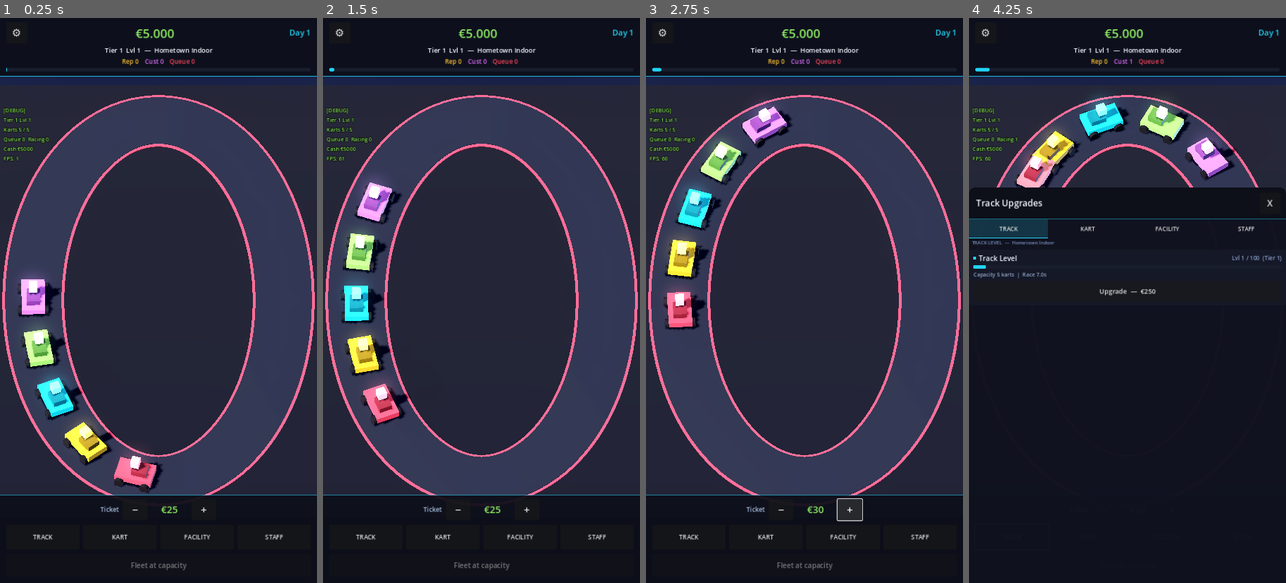
Above: before the commit, frames 1-4 (left to right).
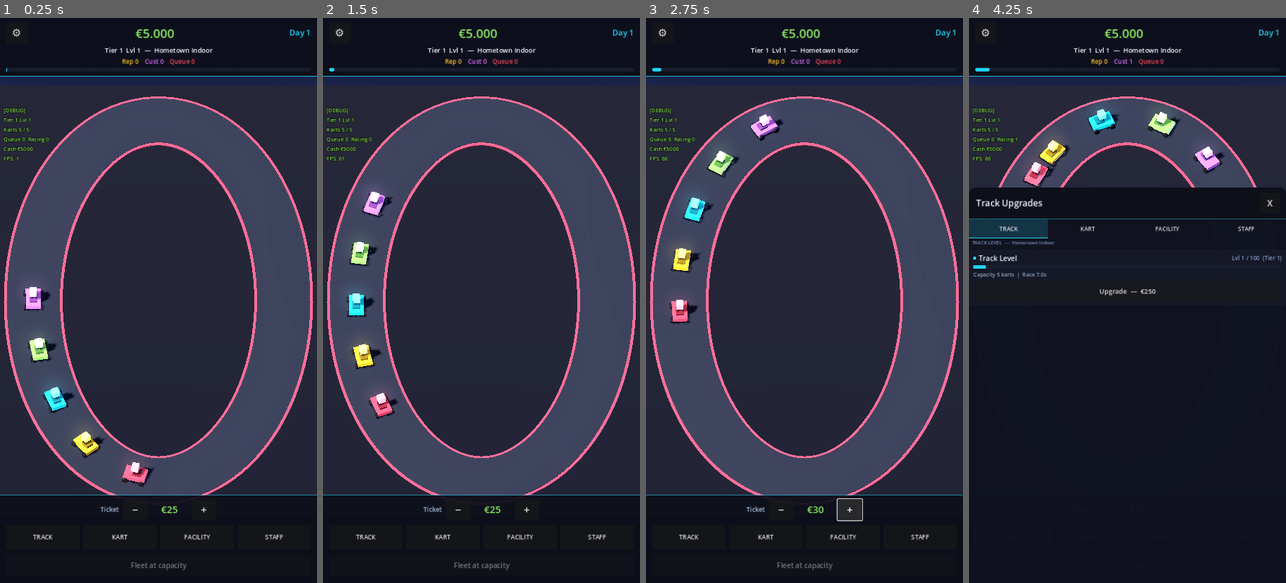
Above: after the commit, the same moments.

Repository: huubvreeker-create/Tycoon
Game: Godot game, scene res://scenes/main.tscn
Same seed, same stepped clock (60 frames per second), same inputs: the game is played once before the commit and once after it.
Inputs:
- Up to frame 1 (0.25 s): no input
- Up to frame 2 (1.5 s): click "⚙" at 0.5 s; click "−" at 1.25 s
- Up to frame 3 (2.75 s): click "+" at 2 s
- Up to frame 4 (4.25 s): click "TRACK" at 2.75 s; click "KART" at 3.5 s

The runs differ from the first frame. In frame 1, 6.3% of the frame differs, in the area x 0-100%, y 13-85%; in frame 2, 6.2%; in frame 3, 6.2%; in frame 4, 3.5%.

Commit message:
Karts evolve toward F1, track scales toward an F1 circuit
KART (scripts/kart.gd):
Per-tier visual recipes — each tier has its own body / cockpit /
spoiler / front-wing / wheel / beacon size + position dictionary.
Meshes are created once and re-resized + repositioned in
_apply_visuals() whenever set_level rolls past a tier boundary.
Wheels are physically rebuilt because their offsets change too.

  Tier 1 (kid kart): squat 0.95×0.28×1.4 body, no wings, small wheels
  Tier 2 (sport kart): 1.0×0.30×1.7 body + small rear spoiler
  Tier 3 (pro racer): 0.95×0.26×2.6 narrow + medium wing + front wing
  Tier 4 (F1): 0.85×0.20×3.8 ultra-long, huge rear wing on tall
              pillars, big front wing, halo, large exposed wheels

  Beacon shrinks at higher tiers (closer to F1's onboard-camera
  fairing instead of a chunky kart roof-light).

TRACK (scripts/track.gd):
Tier footprints roughly double at each step so a tier-4 venue
reads as a real F1 lap, not a slightly bigger oval.
  RX: 14 → 20 → 28 → 38 m
  RZ:  8 → 12 → 17 → 22 m
  Asphalt width: 3.4 → 4.2 → 5.0 → 5.8 m
  Chicane amplitude: 0 → 1.6 → 2.6 → 3.6 m

Asphalt darkens with tier (medium grey karting → near-black F1
surface) for a clearly-different look at each tier.

CAMERA (scripts/camera_controller.gd):
- max_zoom 60 → 110 (player can pinch-out enough to fit a
  tier-4 circuit on screen)
- pan_bounds 45 → 60 (room to roam around the larger venue)

https://claude.ai/code/session_01Sbv8ExRy1Fimm5caf9TfDv

Diff:
--- a/scripts/camera_controller.gd
+++ b/scripts/camera_controller.gd
@@ -20,13 +20,13 @@
 # `min_zoom` / `max_zoom` are the ORTHOGONAL camera `size` bounds (the
 # vertical world span the camera shows). Pinch grows / shrinks them.
 @export var min_zoom: float = 18.0
-@export var max_zoom: float = 60.0
+@export var max_zoom: float = 110.0
 @export var initial_zoom: float = 36.0
 @export var pitch_degrees: float = -55.0
 # Yaw the rig so the track's longer X axis runs down the portrait
 # viewport — uses the screen height for the wider track dimension.
 @export var yaw_degrees: float = 90.0
-@export var pan_bounds: float = 45.0
+@export var pan_bounds: float = 60.0
 @export var tap_threshold_px: float = 14.0
 
 @onready var pitch_node: Node3D = $Pitch
--- a/scripts/kart.gd
+++ b/scripts/kart.gd
@@ -14,13 +14,86 @@
 var body_mesh: MeshInstance3D
 var cockpit_mesh: MeshInstance3D
 var spoiler_mesh: MeshInstance3D
+var front_wing_mesh: MeshInstance3D
 var halo_mesh: MeshInstance3D
+var beacon_mesh: MeshInstance3D
 var wheel_meshes: Array[MeshInstance3D] = []
 var click_area: Area3D
 var body_material: StandardMaterial3D
+var cockpit_material: StandardMaterial3D
+var spoiler_material: StandardMaterial3D
+var front_wing_material: StandardMaterial3D
+var beacon_material: StandardMaterial3D
+var wheel_material: StandardMaterial3D
 
 var _flash_time: float = 0.0
 var _flash_color: Color = Color.WHITE
+
+
+# ---------------------------------------------------------------------------
+# Tier-specific visual recipes. Each entry is the look at that tier.
+# Vehicles get LONGER / LOWER / NARROWER as they progress (F1 silhouette);
+# spoilers + wings get bigger; wheels get larger and more exposed.
+# ---------------------------------------------------------------------------
+const _BODY_SIZE := {
+	1: Vector3(0.95, 0.28, 1.4),   # kid kart — squat
+	2: Vector3(1.00, 0.30, 1.7),   # sport kart
+	3: Vector3(0.95, 0.26, 2.6),   # pro race car — narrower, longer
+	4: Vector3(0.85, 0.20, 3.8),   # F1 — very narrow, very long, low
+}
+const _BODY_Y := { 1: 0.36, 2: 0.40, 3: 0.34, 4: 0.28 }
+
+const _COCKPIT_SIZE := {
+	1: Vector3(0.50, 0.26, 0.55),
+	2: Vector3(0.55, 0.30, 0.65),
+	3: Vector3(0.55, 0.32, 0.75),
+	4: Vector3(0.50, 0.32, 0.70),  # enclosed F1 cell
+}
+const _COCKPIT_OFFSET := {
+	1: Vector3(0, 0.55, 0.15),
+	2: Vector3(0, 0.62, 0.20),
+	3: Vector3(0, 0.62, 0.40),
+	4: Vector3(0, 0.55, 0.55),
+}
+
+const _SPOILER_SIZE := {
+	1: Vector3.ZERO,
+	2: Vector3(0.85, 0.28, 0.14),
+	3: Vector3(1.05, 0.42, 0.18),
+	4: Vector3(1.30, 0.55, 0.22),  # huge F1 wing
+}
+const _SPOILER_OFFSET := {
+	1: Vector3.ZERO,
+	2: Vector3(0, 0.65, 0.80),
+	3: Vector3(0, 0.78, 1.15),
+	4: Vector3(0, 0.95, 1.70),
+}
+
+const _FRONT_WING_SIZE := {
+	1: Vector3.ZERO,
+	2: Vector3.ZERO,
+	3: Vector3(1.05, 0.10, 0.30),
+	4: Vector3(1.40, 0.10, 0.45),
+}
+const _FRONT_WING_OFFSET := {
+	1: Vector3.ZERO,
+	2: Vector3.ZERO,
+	3: Vector3(0, 0.18, -1.20),
+	4: Vector3(0, 0.14, -1.85),
+}
+
+const _WHEEL_RADIUS := { 1: 0.18, 2: 0.20, 3: 0.25, 4: 0.32 }
+const _WHEEL_HEIGHT := { 1: 0.14, 2: 0.16, 3: 0.18, 4: 0.22 }
+const _WHEEL_X := { 1: 0.55, 2: 0.60, 3: 0.65, 4: 0.72 }
+const _WHEEL_Z := { 1: 0.55, 2: 0.65, 3: 0.95, 4: 1.45 }
+
+const _BEACON_SIZE := {
+	1: Vector3(0.45, 0.45, 0.45),
+	2: Vector3(0.40, 0.35, 0.40),
+	3: Vector3(0.30, 0.20, 0.30),  # smaller — F1-ish camera fairing
+	4: Vector3(0.25, 0.12, 0.25),
+}
+const _BEACON_Y := { 1: 1.10, 2: 1.10, 3: 0.90, 4: 0.75 }
 
 
 func _ready() -> void:
@@ -40,8 +113,9 @@
 		body_material.emission = _flash_color
 		body_material.emission_energy_multiplier = t * 2.0
 		if _flash_time <= 0.0:
-			body_material.emission_enabled = racing
-			body_material.emission_energy_multiplier = 0.6 if racing else 0.0
+			body_material.emission_enabled = true
+			body_material.emission = kart_color
+			body_material.emission_energy_multiplier = 0.6 if racing else 0.4
 
 
 func tier() -> int:
@@ -67,8 +141,13 @@
 
 
 func set_level(new_level: int) -> void:
+	var prev_tier: int = tier()
 	level = clampi(new_level, 1, 100)
 	_apply_visuals()
+	# Wheels need to be re-laid out when their dimensions change at a
+	# tier rollover; rebuild them in place.
+	if prev_tier != tier():
+		_rebuild_wheels()
 
 
 func flash_finish(satisfaction: float) -> void:
@@ -81,106 +160,62 @@
 	_flash_color = Color.WHITE
 
 
-# --- Construction ----------------------------------------------------------
+# ---------------------------------------------------------------------------
+# Construction
+# ---------------------------------------------------------------------------
 func _build_meshes() -> void:
-	# PathFollow3D with ROTATION_Y: local -Z points forward along path.
-	# Sized for visibility from a top-down portrait camera ~26 m away.
-	# Body: 1.5 m wide (X), 0.45 m tall (Y), 2.4 m long (Z along path).
-	body_mesh = MeshInstance3D.new()
-	body_mesh.name = "Body"
-	var body := BoxMesh.new()
-	body.size = Vector3(1.5, 0.45, 2.4)
-	body_mesh.mesh = body
-	body_material = StandardMaterial3D.new()
-	body_material.albedo_color = kart_color
-	body_material.metallic = 0.2
-	body_material.roughness = 0.45
-	# Always-on faint emissive so the kart is visible against dark asphalt.
-	body_material.emission_enabled = true
-	body_material.emission = kart_color
-	body_material.emission_energy_multiplier = 0.4
-	body_mesh.material_override = body_material
-	body_mesh.position = Vector3(0, 0.55, 0)
-	add_child(body_mesh)
-
-	# Cockpit: sits toward the rear (+Z side) above the body.
-	cockpit_mesh = MeshInstance3D.new()
-	cockpit_mesh.name = "Cockpit"
-	var cockpit := BoxMesh.new()
-	cockpit.size = Vector3(0.85, 0.40, 1.0)
-	cockpit_mesh.mesh = cockpit
-	var cockpit_mat := StandardMaterial3D.new()
-	cockpit_mat.albedo_color = kart_color.darkened(0.45)
-	cockpit_mat.roughness = 0.6
-	cockpit_mesh.material_override = cockpit_mat
-	cockpit_mesh.position = Vector3(0, 1.0, 0.32)
-	add_child(cockpit_mesh)
-
-	# Rear spoiler (visible tier 2+).
-	spoiler_mesh = MeshInstance3D.new()
-	spoiler_mesh.name = "Spoiler"
-	var spoiler := BoxMesh.new()
-	spoiler.size = Vector3(1.3, 0.45, 0.20)
-	spoiler_mesh.mesh = spoiler
-	var spoiler_mat := StandardMaterial3D.new()
-	spoiler_mat.albedo_color = kart_color.darkened(0.2)
-	spoiler_mesh.material_override = spoiler_mat
-	spoiler_mesh.position = Vector3(0, 1.0, 1.15)
-	add_child(spoiler_mesh)
-
-	# Halo (tier 4): flat ring above cockpit.
+	body_material = _make_body_material()
+	cockpit_material = _make_simple_material(kart_color.darkened(0.45), 0.6)
+	spoiler_material = _make_simple_material(kart_color.darkened(0.2), 0.5)
+	front_wing_material = _make_simple_material(kart_color.darkened(0.15), 0.45)
+	beacon_material = _make_emissive_material(kart_color.lightened(0.25), kart_color, 1.6)
+	wheel_material = _make_simple_material(Color(0.08, 0.08, 0.10), 0.8)
+
+	body_mesh = _make_box_mesh("Body", Vector3.ONE, body_material)
+	cockpit_mesh = _make_box_mesh("Cockpit", Vector3.ONE, cockpit_material)
+	spoiler_mesh = _make_box_mesh("Spoiler", Vector3.ONE, spoiler_material)
+	front_wing_mesh = _make_box_mesh("FrontWing", Vector3.ONE, front_wing_material)
+	beacon_mesh = _make_box_mesh("Beacon", Vector3.ONE, beacon_material)
+
+	# Halo (tier 4 cosmetic) — torus around the cockpit area.
 	halo_mesh = MeshInstance3D.new()
 	halo_mesh.name = "Halo"
 	var halo := TorusMesh.new()
-	halo.inner_radius = 0.42
-	halo.outer_radius = 0.50
+	halo.inner_radius = 0.36
+	halo.outer_radius = 0.44
 	halo_mesh.mesh = halo
-	var halo_mat := StandardMaterial3D.new()
-	halo_mat.albedo_color = kart_color.lightened(0.45)
-	halo_mat.emission_enabled = true
-	halo_mat.emission = kart_color.lightened(0.5)
-	halo_mat.emission_energy_multiplier = 1.2
+	var halo_mat := _make_emissive_material(kart_color.lightened(0.45), kart_color.lightened(0.5), 1.2)
 	halo_mesh.material_override = halo_mat
-	halo_mesh.position = Vector3(0, 1.55, 0.32)
 	halo_mesh.rotation = Vector3(deg_to_rad(90), 0, 0)
 	add_child(halo_mesh)
 
-	# Beacon — a glowing colored cube above the cockpit so each kart is
-	# unmissable from the top-down portrait camera even at full zoom-out.
-	var beacon := MeshInstance3D.new()
-	beacon.name = "Beacon"
-	var beacon_mesh := BoxMesh.new()
-	beacon_mesh.size = Vector3(0.55, 0.55, 0.55)
-	beacon.mesh = beacon_mesh
-	var beacon_mat := StandardMaterial3D.new()
-	beacon_mat.albedo_color = kart_color.lightened(0.25)
-	beacon_mat.emission_enabled = true
-	beacon_mat.emission = kart_color
-	beacon_mat.emission_energy_multiplier = 1.8
-	beacon.material_override = beacon_mat
-	beacon.position = Vector3(0, 1.65, 0.0)
-	add_child(beacon)
-
-	# Wheels: CylinderMesh with axis along X (rotated 90° around Z).
-	# Front axle at Z=-0.85, rear at Z=+0.85; left/right at X=±0.85.
-	var wheel_mat := StandardMaterial3D.new()
-	wheel_mat.albedo_color = Color(0.08, 0.08, 0.10)
-	wheel_mat.roughness = 0.8
+	_rebuild_wheels()
+
+
+func _rebuild_wheels() -> void:
+	for w: MeshInstance3D in wheel_meshes:
+		w.queue_free()
+	wheel_meshes.clear()
+	var t: int = tier()
+	var radius: float = _WHEEL_RADIUS[t]
+	var height: float = _WHEEL_HEIGHT[t]
+	var ox: float = _WHEEL_X[t]
+	var oz: float = _WHEEL_Z[t]
 	for offset: Vector3 in [
-		Vector3( 0.85, 0.30,  0.85),
-		Vector3( 0.85, 0.30, -0.85),
-		Vector3(-0.85, 0.30,  0.85),
-		Vector3(-0.85, 0.30, -0.85),
+		Vector3( ox, radius,  oz),
+		Vector3( ox, radius, -oz),
+		Vector3(-ox, radius,  oz),
+		Vector3(-ox, radius, -oz),
 	]:
 		var wheel := MeshInstance3D.new()
 		var cyl := CylinderMesh.new()
-		cyl.top_radius = 0.30
-		cyl.bottom_radius = 0.30
-		cyl.height = 0.22
+		cyl.top_radius = radius
+		cyl.bottom_radius = radius
+		cyl.height = height
 		wheel.mesh = cyl
-		wheel.material_override = wheel_mat
+		wheel.material_override = wheel_material
 		wheel.position = offset
-		# Rotate around Z so the cylinder axis (Y) lies along X (wheel axle).
+		# Cylinder axis (Y) → X via Z rotation 90°
 		wheel.rotation = Vector3(0, 0, deg_to_rad(90))
 		add_child(wheel)
 		wheel_meshes.append(wheel)
@@ -195,27 +230,104 @@
 	click_area.set_meta("kind", "kart")
 	add_child(click_area)
 	var shape := BoxShape3D.new()
-	shape.size = Vector3(2.0, 2.2, 2.8)
+	shape.size = Vector3(2.0, 1.6, 4.0)
 	var collider := CollisionShape3D.new()
 	collider.shape = shape
-	collider.position = Vector3(0, 0.9, 0)
+	collider.position = Vector3(0, 0.8, 0)
 	click_area.add_child(collider)
 
 
 func _apply_visuals() -> void:
 	if body_material == null:
 		return
+	var t: int = tier()
+
+	# --- Body ---
+	(body_mesh.mesh as BoxMesh).size = _BODY_SIZE[t]
+	body_mesh.position = Vector3(0, _BODY_Y[t], 0)
 	body_material.albedo_color = kart_color
-	var t := tier()
-	spoiler_mesh.visible = t >= 2
-	halo_mesh.visible = t >= 4
-	body_material.metallic = 0.2 + (t - 1) * 0.12
-	body_material.roughness = 0.5 - (t - 1) * 0.07
+	body_material.metallic = 0.20 + (t - 1) * 0.12
+	body_material.roughness = 0.50 - (t - 1) * 0.08
+
+	# --- Cockpit ---
+	(cockpit_mesh.mesh as BoxMesh).size = _COCKPIT_SIZE[t]
+	cockpit_mesh.position = _COCKPIT_OFFSET[t]
+	cockpit_material.albedo_color = kart_color.darkened(0.45)
+
+	# --- Rear spoiler ---
+	if t >= 2:
+		spoiler_mesh.visible = true
+		(spoiler_mesh.mesh as BoxMesh).size = _SPOILER_SIZE[t]
+		spoiler_mesh.position = _SPOILER_OFFSET[t]
+		spoiler_material.albedo_color = kart_color.darkened(0.2)
+	else:
+		spoiler_mesh.visible = false
+
+	# --- Front wing (F1 territory) ---
+	if t >= 3:
+		front_wing_mesh.visible = true
+		(front_wing_mesh.mesh as BoxMesh).size = _FRONT_WING_SIZE[t]
+		front_wing_mesh.position = _FRONT_WING_OFFSET[t]
+		front_wing_material.albedo_color = kart_color.darkened(0.15)
+	else:
+		front_wing_mesh.visible = false
+
+	# --- Halo (tier 4 only) ---
+	if t >= 4:
+		halo_mesh.visible = true
+		halo_mesh.position = _COCKPIT_OFFSET[t] + Vector3(0, 0.45, 0)
+	else:
+		halo_mesh.visible = false
+
+	# --- Beacon (always-on glow) ---
+	(beacon_mesh.mesh as BoxMesh).size = _BEACON_SIZE[t]
+	beacon_mesh.position = Vector3(0, _BEACON_Y[t], 0)
+	beacon_material.albedo_color = kart_color.lightened(0.25)
+	beacon_material.emission = kart_color
 
 
 func _refresh_emission() -> void:
 	if body_material == null:
 		return
-	body_material.emission_enabled = racing
-	body_material.emission = kart_color.lightened(0.4)
-	body_material.emission_energy_multiplier = 0.6 if racing else 0.0
+	body_material.emission_enabled = true
+	body_material.emission = kart_color
+	body_material.emission_energy_multiplier = 0.6 if racing else 0.4
+
+
+# --- Mesh / material helpers ----------------------------------------------
+func _make_box_mesh(name_: String, size: Vector3, mat: Material) -> MeshInstance3D:
+	var mi := MeshInstance3D.new()
+	mi.name = name_
+	var bm := BoxMesh.new()
+	bm.size = size
+	mi.mesh = bm
+	mi.material_override = mat
+	add_child(mi)
+	return mi
+
+
+func _make_body_material() -> StandardMaterial3D:
+	var m := StandardMaterial3D.new()
+	m.albedo_color = kart_color
+	m.metallic = 0.2
+	m.roughness = 0.5
+	m.emission_enabled = true
+	m.emission = kart_color
+	m.emission_energy_multiplier = 0.4
+	return m
+
+
+func _make_simple_material(color: Color, roughness: float) -> StandardMaterial3D:
+	var m := StandardMaterial3D.new()
+	m.albedo_color = color
+	m.roughness = roughness
+	return m
+
+
+func _make_emissive_material(albedo: Color, emission: Color, energy: float) -> StandardMaterial3D:
+	var m := StandardMaterial3D.new()
+	m.albedo_color = albedo
+	m.emission_enabled = true
+	m.emission = emission
+	m.emission_energy_multiplier = energy
+	return m
--- a/scripts/track.gd
+++ b/scripts/track.gd
@@ -32,12 +32,13 @@
 }
 const TIER_KART_CAPACITY := { 1: 5, 2: 8, 3: 12, 4: 16 }
 const TIER_RACE_DURATION := { 1: 7.0, 2: 8.0, 3: 9.5, 4: 11.0 }
-# Track footprint (in metres of world space).
-const TIER_TRACK_RX := { 1: 14.0, 2: 16.0, 3: 18.0, 4: 20.0 }
-const TIER_TRACK_RZ := { 1: 8.0,  2: 9.0,  3: 10.0, 4: 11.0 }
-const TIER_ASPHALT_WIDTH := { 1: 3.6, 2: 4.0, 3: 4.4, 4: 4.8 }
+# Track footprint (in metres of world space). Each tier roughly doubles
+# the circuit size — tier 1 is a karting oval, tier 4 is a full F1 lap.
+const TIER_TRACK_RX := { 1: 14.0, 2: 20.0, 3: 28.0, 4: 38.0 }
+const TIER_TRACK_RZ := { 1: 8.0,  2: 12.0, 3: 17.0, 4: 22.0 }
+const TIER_ASPHALT_WIDTH := { 1: 3.4, 2: 4.2, 3: 5.0, 4: 5.8 }
 const TIER_WAVE_FREQ := { 1: 0, 2: 3, 3: 5, 4: 7 }
-const TIER_WAVE_AMP := { 1: 0.0, 2: 1.1, 3: 1.5, 4: 1.8 }
+const TIER_WAVE_AMP := { 1: 0.0, 2: 1.6, 3: 2.6, 4: 3.6 }
 const TIER_RIBBON_COLOR := {
 	1: Color(0.13, 0.83, 0.96),
 	2: Color(0.55, 0.92, 0.38),
@@ -49,6 +50,13 @@
 	2: Color(0.96, 0.27, 0.36),
 	3: Color(1.00, 0.40, 0.20),
 	4: Color(1.00, 0.30, 0.55),
+}
+# Asphalt darkens as you climb tiers — F1 surfaces look almost-black.
+const TIER_ASPHALT_COLOR := {
+	1: Color(0.16, 0.17, 0.22),
+	2: Color(0.13, 0.14, 0.19),
+	3: Color(0.10, 0.11, 0.15),
+	4: Color(0.07, 0.08, 0.10),
 }
 
 # Level-based progression (see balance pass).
@@ -341,7 +349,7 @@
 		Vector2(-w * 0.5, -ASPHALT_DEPTH * 0.5),
 	])
 	ribbon_material = StandardMaterial3D.new()
-	ribbon_material.albedo_color = Color(0.13, 0.14, 0.20)
+	ribbon_material.albedo_color = TIER_ASPHALT_COLOR[t_tier]
 	ribbon_material.metallic = 0.05
 	ribbon_material.roughness = 0.85
 	asphalt_csg.material_override = ribbon_material
